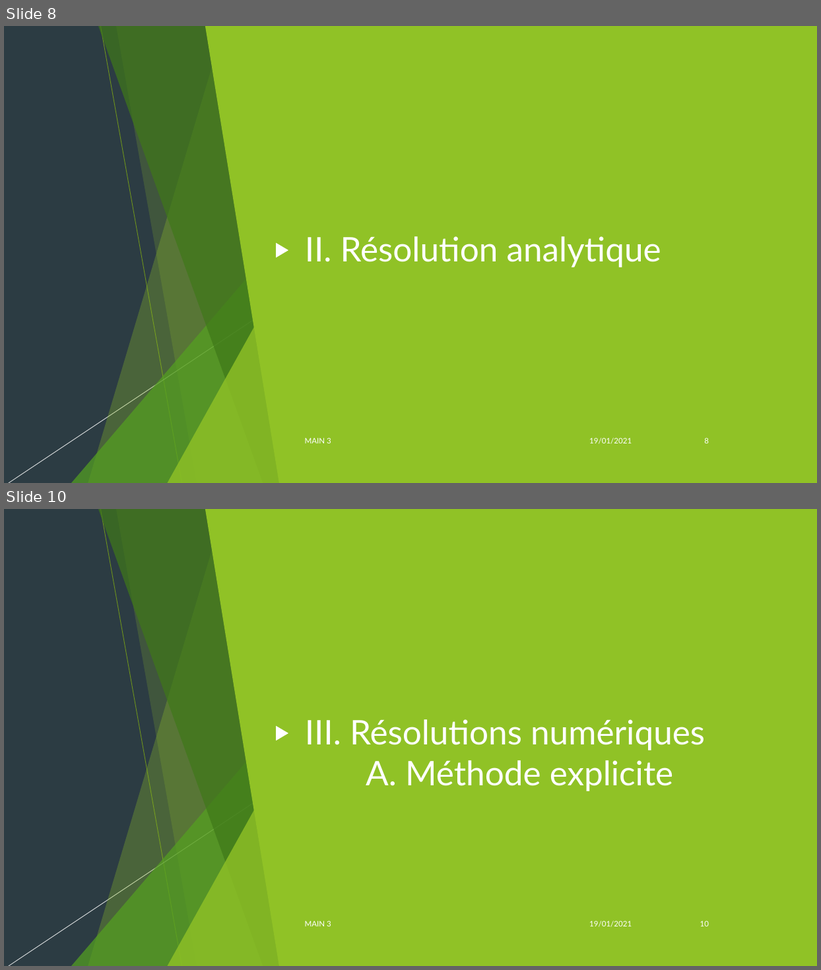
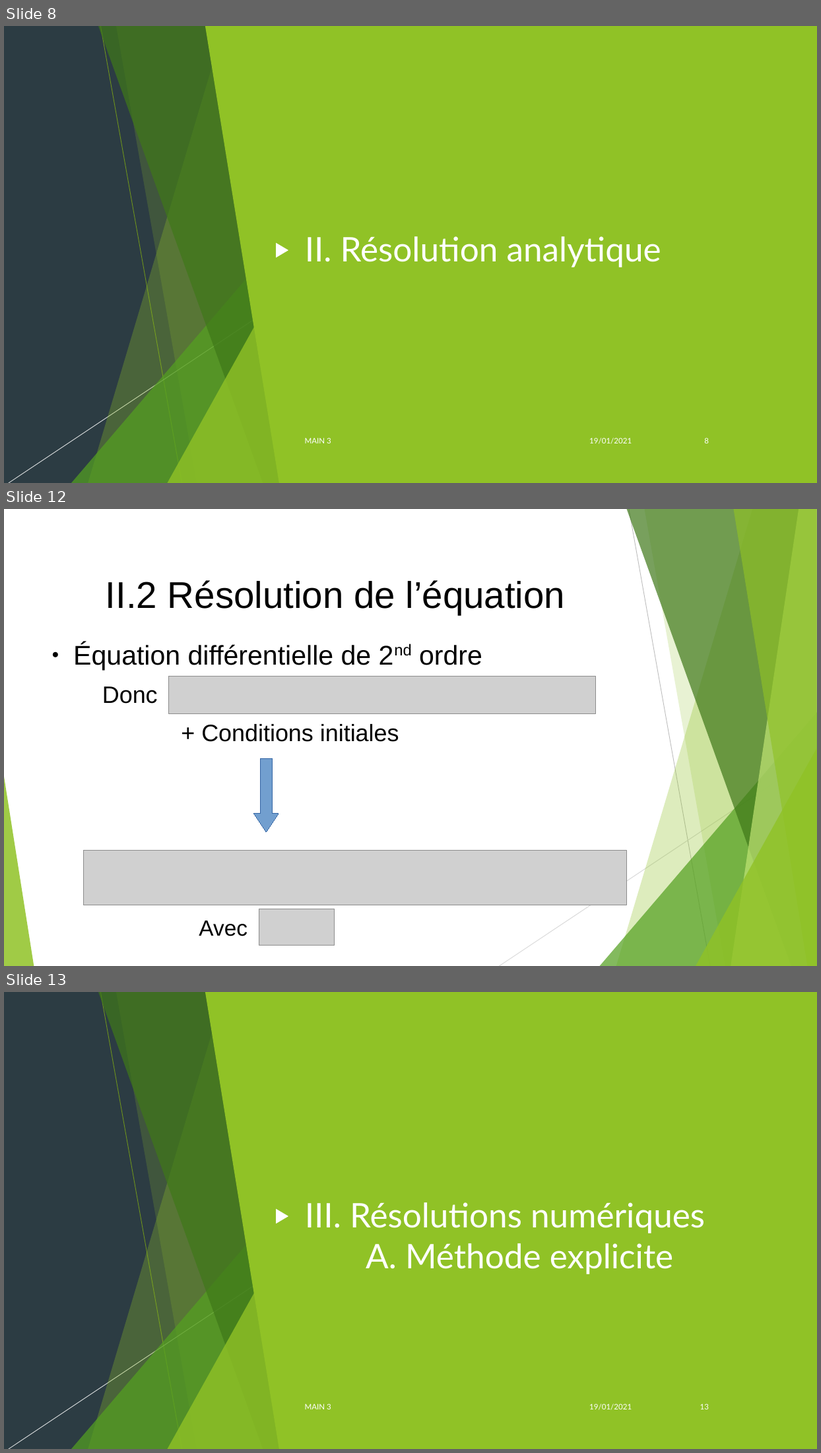
Before and after one commit to Amine695/ProjetTemp, a slide deck: Diapo_projet_temp.odp. Shown one above the other, each under a label of ours: slides 8 and 10 before the commit, slides 8, 12 and 13 after it; the slides between them are not shown. The pictures are 821x970 and 821x1453 pixels, drawn with LibreOffice and Linux fonts; fonts in the diff are those of the drawing; grey boxes stand for pictures. Boxes give left, top, right and bottom in pixels: in the first picture for what was removed or moved away, otherwise in the second. Text is boxed around its words. In the diff, an @@ line names an element or a change of style, - is before the commit and + after.

```diff
--- a/Diapo_projet_temp.odp
+++ b/Diapo_projet_temp.odp
@@ slide 12 added at (x1=4, y1=509, x2=817, y2=966), background #FFFFFF; not listed: 10 template elements that a slide beside it also shows @@
@@ title added at (x1=106, y1=580, x2=566, y2=615), 44 pt, text #000000 @@
+II.2 Résolution de l’équation
@@ text added at (x1=73, y1=643, x2=482, y2=742), 32 pt, text #000000 @@
+● Équation différentielle de 2nd ordre
+  Donc
+  + Conditions initiales
@@ picture added at (x1=169, y1=676, x2=596, y2=714) @@
@@ down arrow added at (x1=254, y1=759, x2=279, y2=832), fill #729FCF, outline #3465A4 0 pt @@
@@ picture added at (x1=83, y1=851, x2=627, y2=906) @@
@@ text added at (x1=199, y1=921, x2=248, y2=937), 26 pt, text #000000 @@
+Avec
@@ picture added at (x1=259, y1=909, x2=335, y2=946) @@
@@ what was slide 10 is now slide 13 @@
@@ page number at (x1=700, y1=1404, x2=709, y2=1410): text changed @@
-10
+13
```
Also in this commit, not shown: 1 slide changed, 3 other slides added.
